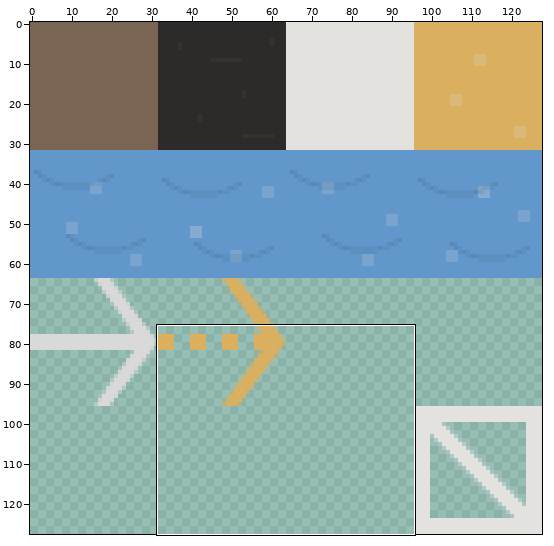
One commit to this sprite sheet: Assets/Tiles/Sprites/OutsideTileAtlas.png. The picture above shows the old version from afar; the outline marks the close-up.
Close-up. Earlier state:
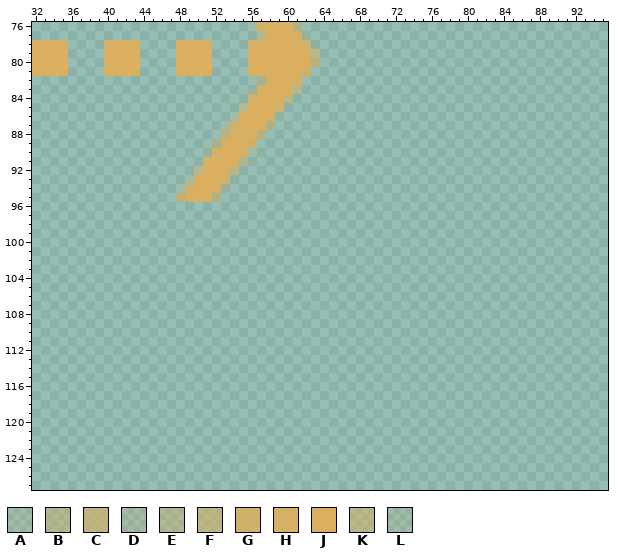
The file is 128x128 pixels. Pixels under 10% opacity are left out. Colours within 5 levels of each other are drawn and written as one. Shown: x 32..95, y 76..127.
Palette (. is transparent): A #d7af6020  B #d8af6070  C #d9af60a0  D #daaf6030  E #daaf6060  F #daaf6090  G #dab060df  H #dab060ef  J #dab060  K #dbb1607f  L #dfaf6020
Pixels before (only the part around the change), first column x 32:
 76 ........................AHJJJB..................................
 77 .........................BJJJHL.................................
 78 JJJJ....JJJJ....JJJJ....JJJJJJG.................................
 79 JJJJ....JJJJ....JJJJ....JJJJJJJF................................
 80 JJJJ....JJJJ....JJJJ....JJJJJJJF................................
 81 JJJJ....JJJJ....JJJJ....JJJJJJG.................................
 82 .........................EJJJHA.................................
 83 ........................LHJJJB..................................
 84 ........................GJJJF...................................
 85 .......................KJJJG....................................
 86 ......................DJJJHA....................................
 87 .....................LGJJJB.....................................
 88 .....................CJJJF......................................
 89 ....................EJJJG.......................................
 90 ...................LHJJHA.......................................
 91 ...................GJJJB........................................
 92 ..................KJJJF.........................................
 93 .................DJJJG..........................................
 94 ................LGJJHA..........................................
 95 ................CJJJB...........................................
 96 ................................................................
 97 ................................................................
 98 ................................................................
 99 ................................................................
100 ................................................................
101 ................................................................
102 ................................................................
103 ................................................................
104 ................................................................
105 ................................................................
106 ................................................................
107 ................................................................
108 ................................................................
109 ................................................................
110 ................................................................
111 ................................................................
112 ................................................................
113 ................................................................
114 ................................................................
115 ................................................................
116 ................................................................
117 ................................................................
118 ................................................................
119 ................................................................
120 ................................................................
121 ................................................................
122 ................................................................
123 ................................................................
124 ................................................................
125 ................................................................
126 ................................................................
127 ................................................................
New version:
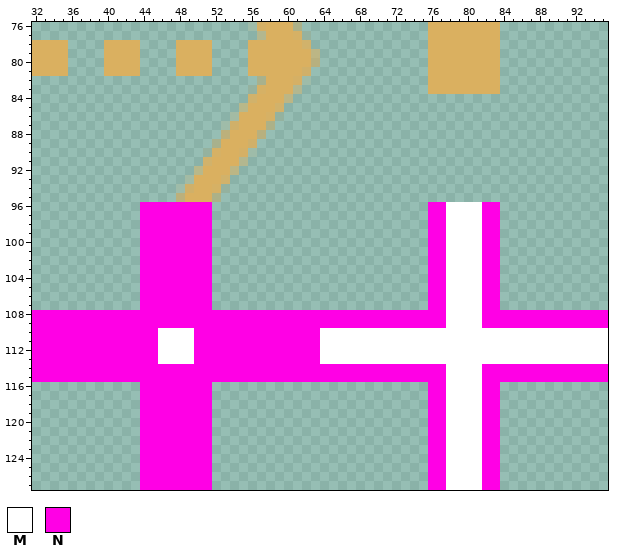
Colours new in this view: M #ffffff  N #ff00e5
From the commit log: Discover traversable tiles and their traversable neighbours
Diff:
Changed rows in their new state; - is an unchanged pixel.
first column x 76:
 76 JJJJJJJJ
 77 JJJJJJJJ
 78 JJJJJJJJ
 79 JJJJJJJJ
 80 JJJJJJJJ
 81 JJJJJJJJ
 82 JJJJJJJJ
 83 JJJJJJJJ
first column x 32:
 96 ------------NNNNNNNN------------------------NNMMMMNN------------
 97 ------------NNNNNNNN------------------------NNMMMMNN------------
 98 ------------NNNNNNNN------------------------NNMMMMNN------------
 99 ------------NNNNNNNN------------------------NNMMMMNN------------
100 ------------NNNNNNNN------------------------NNMMMMNN------------
101 ------------NNNNNNNN------------------------NNMMMMNN------------
102 ------------NNNNNNNN------------------------NNMMMMNN------------
103 ------------NNNNNNNN------------------------NNMMMMNN------------
104 ------------NNNNNNNN------------------------NNMMMMNN------------
105 ------------NNNNNNNN------------------------NNMMMMNN------------
106 ------------NNNNNNNN------------------------NNMMMMNN------------
107 ------------NNNNNNNN------------------------NNMMMMNN------------
108 NNNNNNNNNNNNNNNNNNNNNNNNNNNNNNNNNNNNNNNNNNNNNNMMMMNNNNNNNNNNNNNN
109 NNNNNNNNNNNNNNNNNNNNNNNNNNNNNNNNNNNNNNNNNNNNNNMMMMNNNNNNNNNNNNNN
110 NNNNNNNNNNNNNNMMMMNNNNNNNNNNNNNNMMMMMMMMMMMMMMMMMMMMMMMMMMMMMMMM
111 NNNNNNNNNNNNNNMMMMNNNNNNNNNNNNNNMMMMMMMMMMMMMMMMMMMMMMMMMMMMMMMM
112 NNNNNNNNNNNNNNMMMMNNNNNNNNNNNNNNMMMMMMMMMMMMMMMMMMMMMMMMMMMMMMMM
113 NNNNNNNNNNNNNNMMMMNNNNNNNNNNNNNNMMMMMMMMMMMMMMMMMMMMMMMMMMMMMMMM
114 NNNNNNNNNNNNNNNNNNNNNNNNNNNNNNNNNNNNNNNNNNNNNNMMMMNNNNNNNNNNNNNN
115 NNNNNNNNNNNNNNNNNNNNNNNNNNNNNNNNNNNNNNNNNNNNNNMMMMNNNNNNNNNNNNNN
116 ------------NNNNNNNN------------------------NNMMMMNN------------
117 ------------NNNNNNNN------------------------NNMMMMNN------------
118 ------------NNNNNNNN------------------------NNMMMMNN------------
119 ------------NNNNNNNN------------------------NNMMMMNN------------
120 ------------NNNNNNNN------------------------NNMMMMNN------------
121 ------------NNNNNNNN------------------------NNMMMMNN------------
122 ------------NNNNNNNN------------------------NNMMMMNN------------
123 ------------NNNNNNNN------------------------NNMMMMNN------------
124 ------------NNNNNNNN------------------------NNMMMMNN------------
125 ------------NNNNNNNN------------------------NNMMMMNN------------
126 ------------NNNNNNNN------------------------NNMMMMNN------------
127 ------------NNNNNNNN------------------------NNMMMMNN------------
